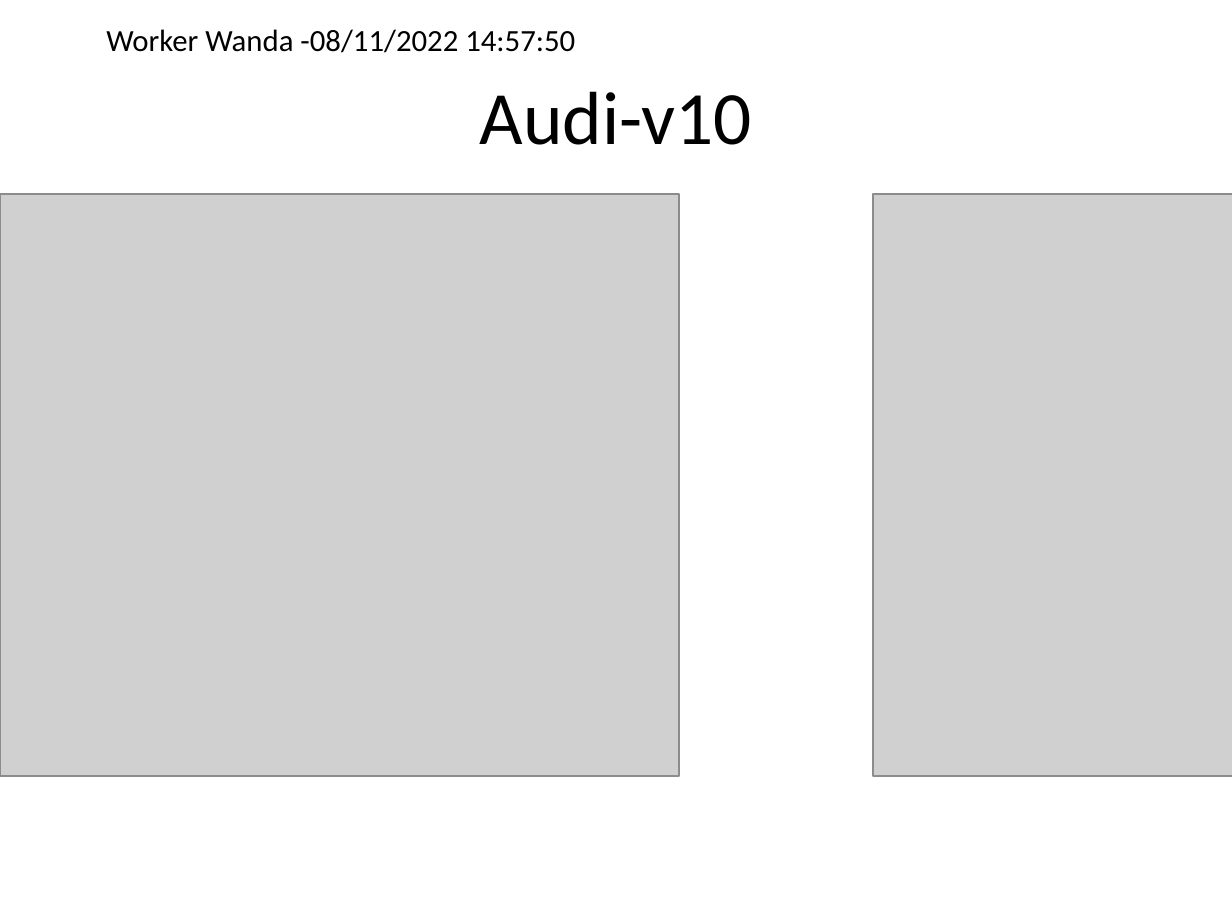
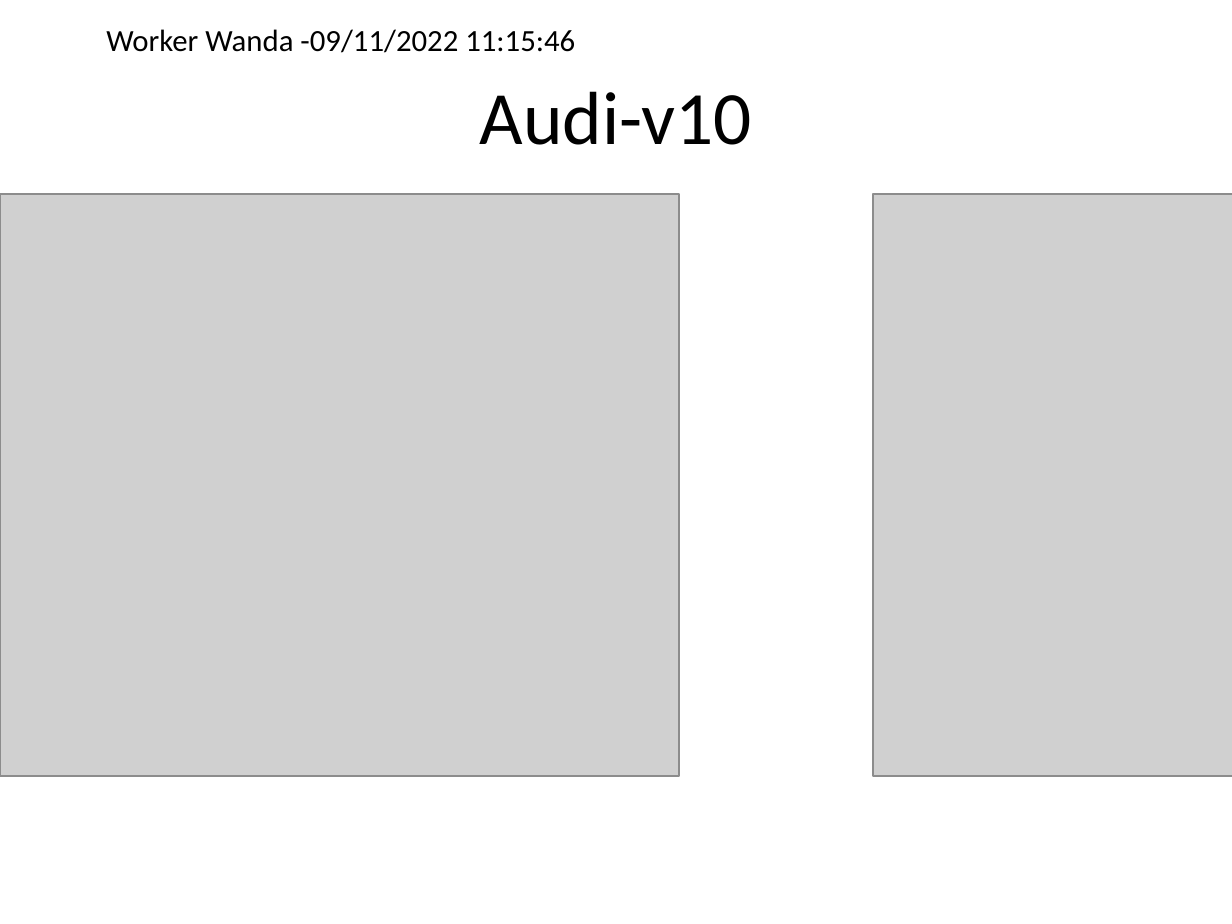
Before and after one commit to Farraj007/AudiTask, a slide deck: slide 3 of Python_test_template.pptx. Drawn at 1232x924 pixels with LibreOffice and Linux fonts; fonts in the diff are those of the drawing; grey boxes stand for pictures. Boxes give left, top, right and bottom in pixels: in the first picture for what was removed or moved away, otherwise in the second. Text is boxed around its words. In the diff, an @@ line names an element or a change of style, - is before the commit and + after.

```diff
--- a/Python_test_template.pptx
+++ b/Python_test_template.pptx
@@ text at [106, 29, 575, 53]: text changed @@
-Worker Wanda -08/11/2022 14:57:50
+Worker Wanda -09/11/2022 11:15:46
```
Also in this commit, not shown: 3 other slides changed, 3 other files.
